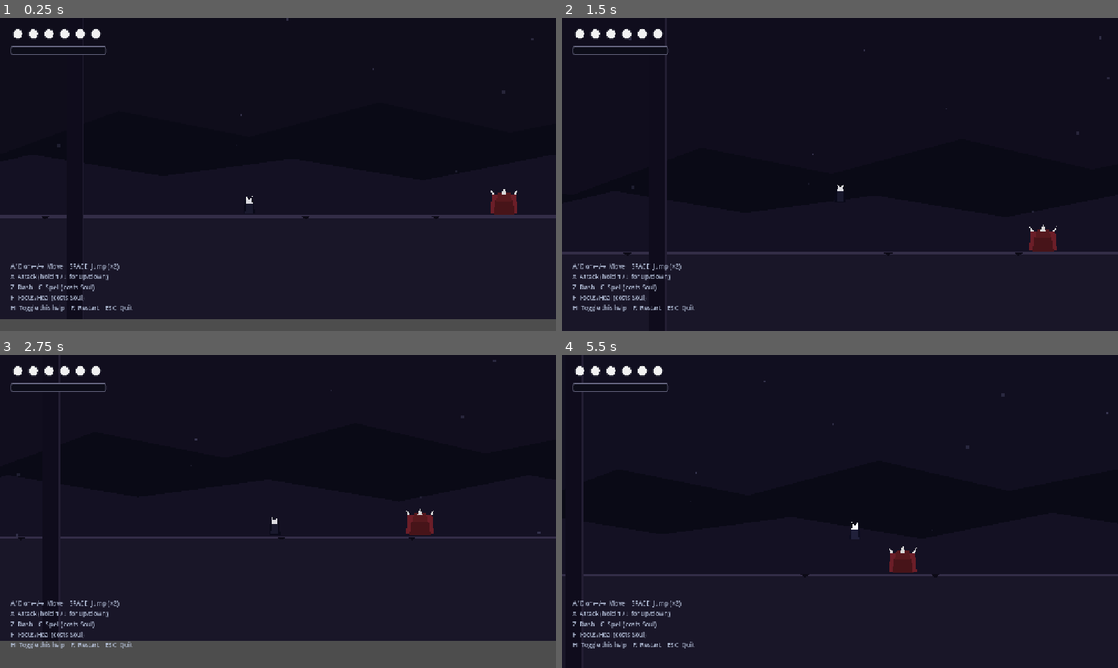
Above: before the commit, frames 1-4 (two rows, left to right).
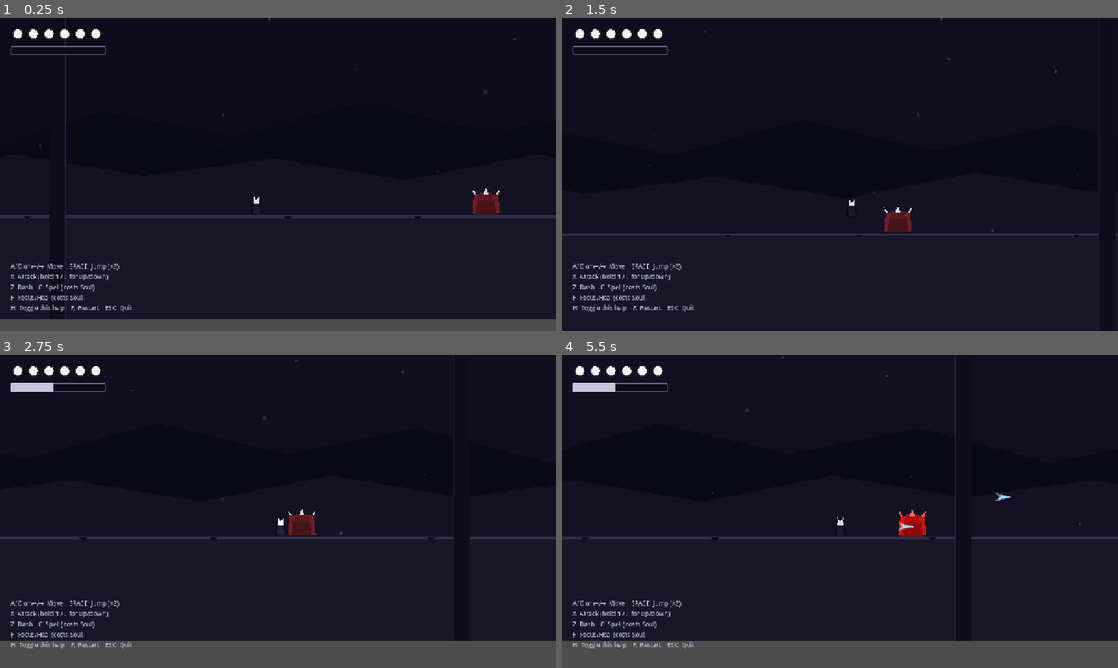
Above: after the commit, the same moments.

Repository: G-reen-vibe/hollow-knight-boss-rush
Game: Godot game, scene res://scenes/test_runner.tscn
Two runs of this game, one before a commit and one after it. Both use one fixed random seed, a clock stepped at 60 frames per second and the inputs below. This scene is started directly instead of the project's main scene.
Inputs:
- Up to frame 1 (0.25 s): no input
- Up to frame 2 (1.5 s): tap Enter at 0.5 s; hold D (move_right) from 0.53 s (still down); tap X (attack) at 0.6 s; tap Space (jump) at 0.77, 1.07 s; tap C (cast_spell) at 0.8, 1.35 s
- Up to frame 3 (2.75 s): tap Space (jump) at 1.52, 1.82 s; tap Z (dash) at 1.55, 2.1 s; release D (move_right) at 2.03 s; hold A (move_left) from 2.03 s (still down); tap F (heal) at 2.3 s
- Up to frame 4 (5.5 s): release A (move_left) at 2.78 s; hold D (move_right) 2.78-4.28 s; tap F (heal) at 2.85 s; tap Space (jump) at 3.02, 3.05, 3.32, 4.52, 4.82 s; hold Space (jump) 3.53-4.28 s; tap X (attack) at 3.8, 4.35 s; hold A (move_left) 4.28-5.03 s; tap C (cast_spell) at 4.55, 5.1 s; hold D (move_right) from 5.03 s (still down); tap Z (dash) at 5.3 s

The runs differ from the first frame. In frame 1, 0.8% of the frame differs, in the area x 4-96%, y 0-64%; in frame 2, 2.2%; in frame 3, 1.3%; in frame 4, 11%, in the area x 0-100%, y 0-100%.

Commit message:
Fix hitbox cooldown freed-object errors; fix test runner input (hold keys instead of pulse)

Diff:
--- a/scripts/combat/hitbox.gd
+++ b/scripts/combat/hitbox.gd
@@ -29,9 +29,12 @@
 
 
 func _process(delta: float) -> void:
-        # Tick down cooldowns and prune finished ones.
+        # Tick down cooldowns and prune finished/freed ones.
         var to_remove: Array[Node] = []
         for target_node in _cooldowns:
+                if not is_instance_valid(target_node):
+                        to_remove.append(target_node)
+                        continue
                 _cooldowns[target_node] -= delta
                 if _cooldowns[target_node] <= 0.0:
                         to_remove.append(target_node)
--- a/scripts/utils/test_runner.gd
+++ b/scripts/utils/test_runner.gd
@@ -86,10 +86,14 @@
         if int(elapsed * 2) % 5 == 0 and abs((elapsed * 2) - int(elapsed * 2)) < 0.05:
                 var boss := _current_boss()
                 var boss_hp: int = -1
+                var boss_state: String = ""
+                var dist_x: float = 0.0
                 if boss != null:
                         boss_hp = boss.health
-                _log("t=%.1fs boss=%s idx=%d hp=%d/%d player_hp=%d soul=%d" % [
-                        elapsed, boss.boss_name if boss != null else "none", last_boss_index, boss_hp, boss.max_health if boss != null else 0, player.health, int(player.soul)
+                        boss_state = str(boss.state_machine.current_state.name) if boss.state_machine.current_state != null else "?"
+                        dist_x = abs(boss.global_position.x - player.global_position.x)
+                _log("t=%.1fs boss=%s idx=%d hp=%d/%d st=%s dx=%.0f player_hp=%d soul=%d" % [
+                        elapsed, boss.boss_name if boss != null else "none", last_boss_index, boss_hp, boss.max_health if boss != null else 0, boss_state, dist_x, player.health, int(player.soul)
                 ])
 
 
@@ -160,21 +164,21 @@
                 _ai_dash_cd = 0.15  # Brief lock to prevent immediate re-approach.
                 return
 
-        # Movement: maintain ~150 unit horizontal distance from boss.
-        const SAFE_DIST: float = 150.0
-        if dist_x < SAFE_DIST - 20.0:
-                # Too close - back off.
+        # Movement: chase the boss to attack range, but back off if too close.
+        const ATTACK_DIST: float = 80.0
+        const SAFE_DIST: float = 130.0
+        if dist_x < 60.0 and not is_active_attack:
+                # Too close and boss is idle — back off slightly.
                 if dir_to_boss_x != 0.0:
                         _press_dir(-dir_to_boss_x, delta)
-                # If backed into a wall, jump.
                 if player.is_on_wall() and player.is_on_floor():
                         _press_action("jump", 0.05)
-        elif dist_x > SAFE_DIST + 30.0:
-                # Too far - approach.
+        elif dist_x > ATTACK_DIST:
+                # Too far — close in to attack range.
                 if dir_to_boss_x != 0.0:
                         _press_dir(dir_to_boss_x, delta)
         else:
-                # In safe range - hold position.
+                # In attack range — hold position.
                 _release("move_left")
                 _release("move_right")
 
@@ -202,18 +206,31 @@
 
 # --- Input simulation --------------------------------------------------------
 
-func _press_dir(dir: float, duration: float) -> void:
+var _held_actions: Dictionary[StringName, bool] = {}
+
+
+func _press_dir(dir: float, _duration: float) -> void:
+        # For movement, hold the key continuously until told otherwise.
         if dir < 0.0:
-                _press_action("move_left", duration)
+                _hold("move_left")
                 _release("move_right")
         elif dir > 0.0:
-                _press_action("move_right", duration)
+                _hold("move_right")
                 _release("move_left")
+        else:
+                _release("move_left")
+                _release("move_right")
+
+
+func _hold(action: StringName) -> void:
+        if not _held_actions.get(action, false):
+                Input.action_press(action)
+                _held_actions[action] = true
 
 
 func _press_action(action: StringName, duration: float) -> void:
+        # For discrete actions (attack, jump, etc.), press and schedule release.
         Input.action_press(action)
-        # Schedule release.
         var tw := get_tree().create_timer(duration)
         tw.timeout.connect(func():
                 Input.action_release(action)
@@ -222,11 +239,13 @@
 
 func _release(action: StringName) -> void:
         Input.action_release(action)
+        _held_actions[action] = false
 
 
 func _release_all() -> void:
-        for action in ["move_left", "move_right", "jump", "attack", "dash", "cast_spell", "heal"]:
+        for action in ["move_left", "move_right", "jump", "attack", "dash", "cast_spell", "heal", "ui_up", "ui_down"]:
                 Input.action_release(action)
+                _held_actions[action] = false
 
 
 # --- Signal handlers ---------------------------------------------------------
